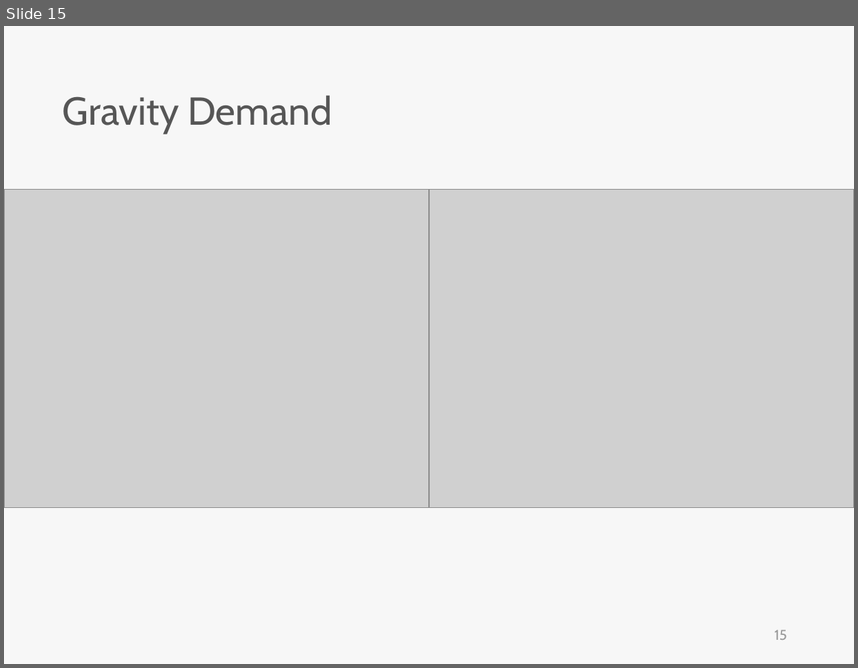
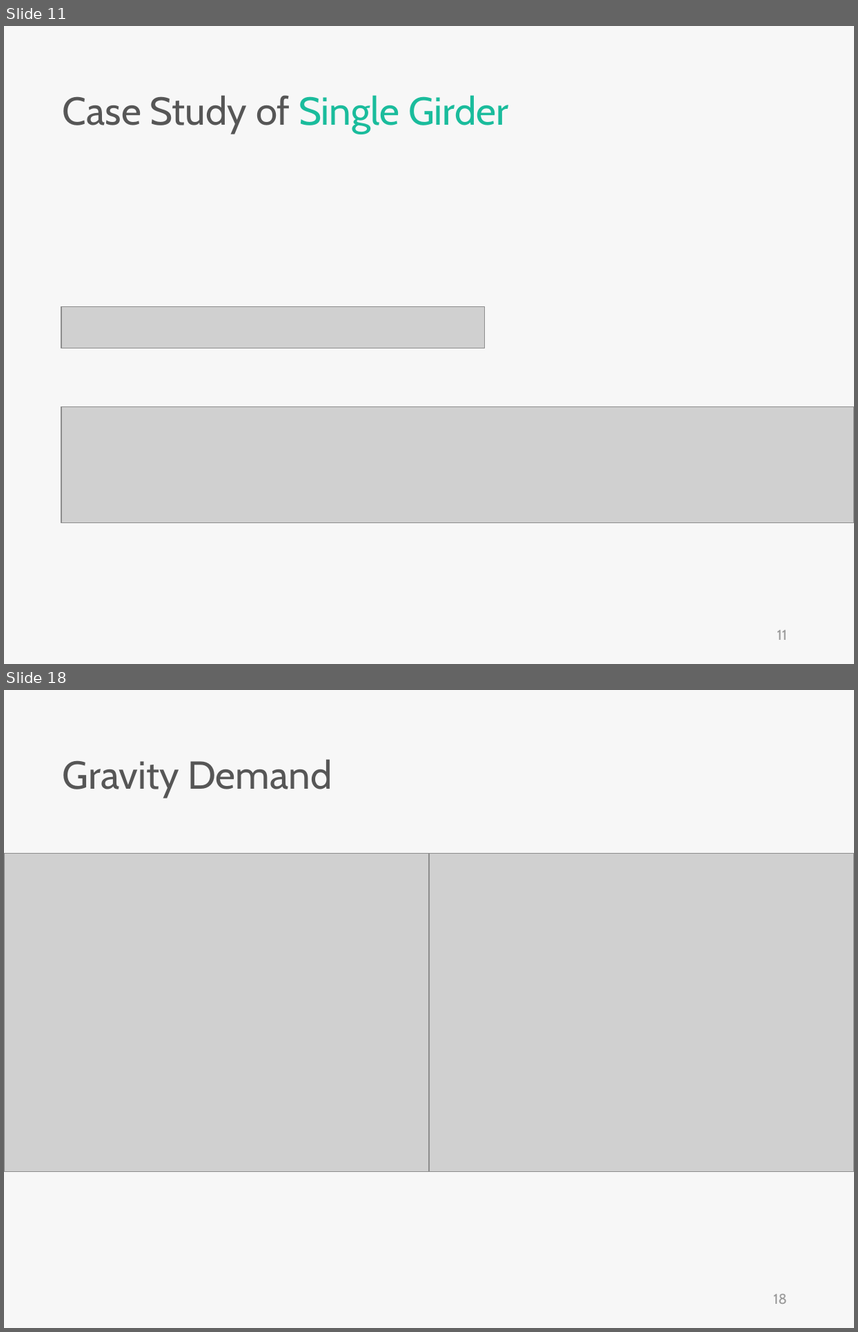
Before and after one commit to skyran1278/VbaProject, a slide deck: 20180126_SmartSplice/20180808_Meeting/SmartSplice.pptx. Shown one above the other, each under a label of ours: slide 15 before the commit, slides 11 and 18 after it; the slides between them are not shown. The pictures are 858x668 and 858x1332 pixels, drawn with LibreOffice and Linux fonts; fonts in the diff are those of the drawing; grey boxes stand for pictures. Boxes give left, top, right and bottom in pixels: in the first picture for what was removed or moved away, otherwise in the second. Text is boxed around its words. In the diff, an @@ line names an element or a change of style, - is before the commit and + after.

```diff
--- a/20180126_SmartSplice/20180808_Meeting/SmartSplice.pptx
+++ b/20180126_SmartSplice/20180808_Meeting/SmartSplice.pptx
@@ slide 11 added at (x1=4, y1=26, x2=854, y2=664), background #F7F7F7 @@
@@ text added at (x1=63, y1=95, x2=508, y2=134), 33 pt, text #1ABC9C @@
+Case Study of Single Girder
@@ picture added at (x1=61, y1=307, x2=484, y2=348) @@
@@ picture added at (x1=61, y1=406, x2=854, y2=522) @@
@@ page number added at (x1=777, y1=630, x2=787, y2=639), 12 pt, text #9A9A9A @@
+11
@@ what was slide 15 is now slide 18 @@
@@ page number at (x1=773, y1=1293, x2=787, y2=1303): text changed @@
-15
+18
```
Also in this commit, not shown: 3 slides changed, 6 other slides added, 5 slides removed, 2 other files.
